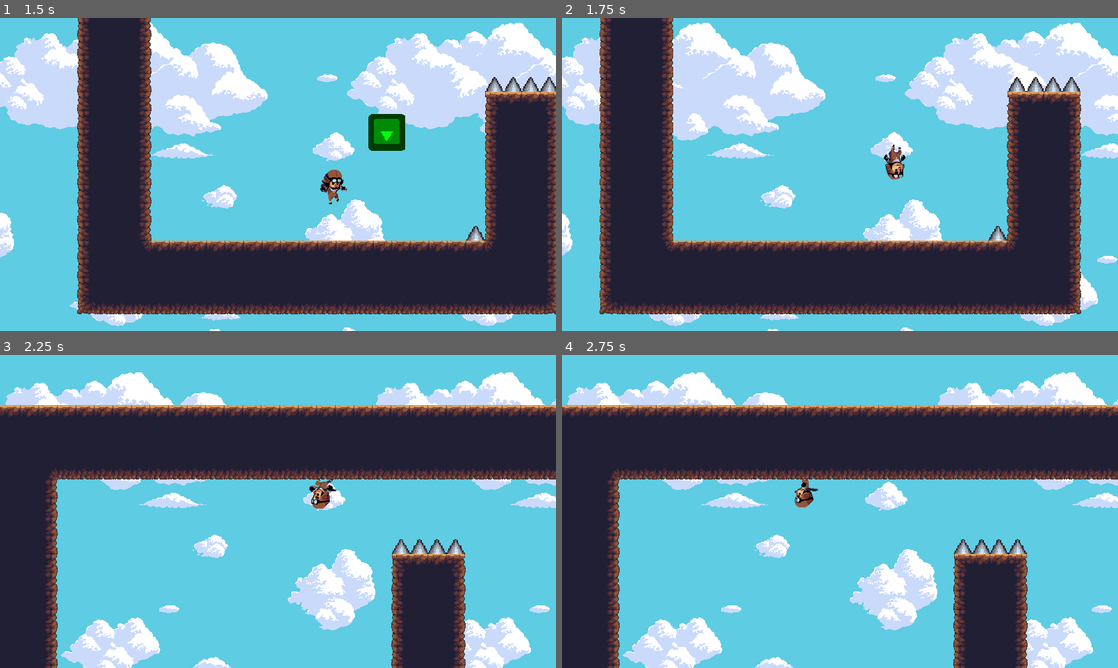
Above: before the commit, frames 1-4 (two rows, left to right).
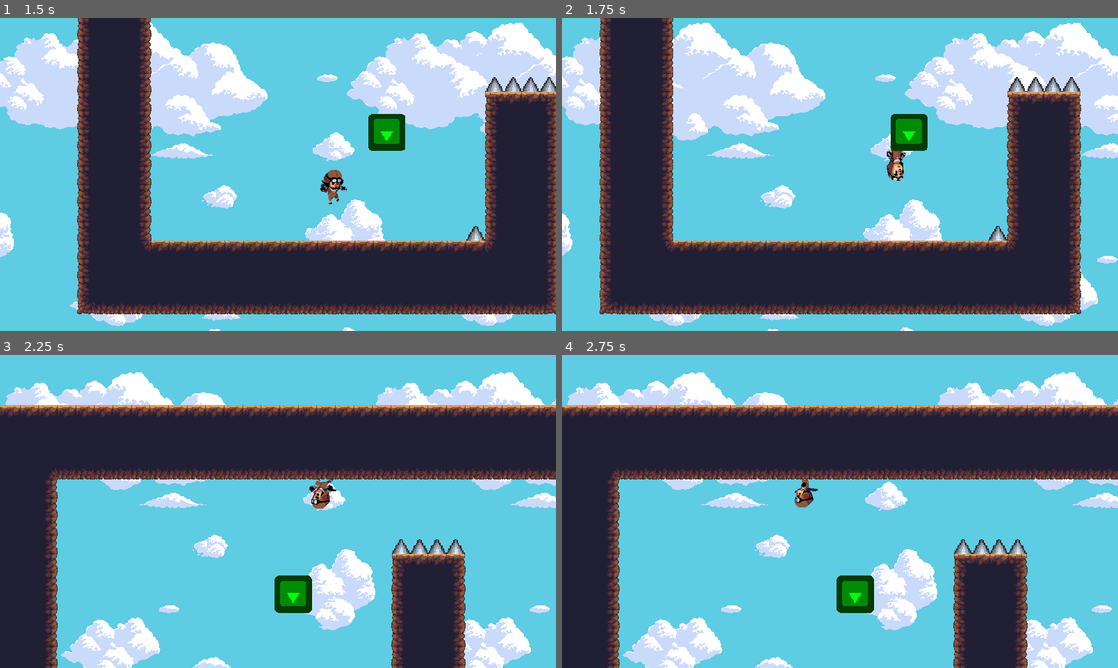
Above: after the commit, the same moments.

Repository: keshava1/defused
Game: Godot game, scene res://World4.tscn
The game is run twice, just before and just after one commit, with the same random seed, the same clock (stepped at 60 frames per second) and the same inputs. This scene is started directly instead of the project's main scene. The engine's default icon, where the game draws it, is replaced by a stand-in: a white triangle on a blue panel in a dark square.
Inputs:
- Up to frame 1 (1.5 s): tap Enter at 0.5 s; hold Right (ui_right) from 0.53 s (still down); tap Up (ui_up) at 0.77 s
- Up to frame 2 (1.75 s): keep holding Right (ui_right); tap Up (ui_up) at 1.52 s
- Up to frame 3 (2.25 s): release Right (ui_right) at 2.03 s; hold Left (ui_left) from 2.03 s (still down)
- Up to frame 4 (2.75 s): keep holding Left (ui_left)

Frame 1 is identical in both runs. In frame 2, 1.0% of the frame differs, in the area x 57-66%, y 30-52%; in frame 3, 0.8%; in frame 4, 0.8%.

Commit message:
world 5

Diff:
--- a/Project 1 Platformer Git/GravitySwitch.gd
+++ b/Project 1 Platformer Git/GravitySwitch.gd
@@ -11,6 +11,8 @@
 	var bodies = get_overlapping_bodies()
 	for body in bodies:
 		if body.name == "Player":
+			PlayerVars.canDash = true
+			PlayerVars.jumps = 1
 			swapDirection()
 			#$Tween.interpolate_property(self, "modulate:a", 1.0, 0.0, 2, 1, 1)
 
@@ -19,8 +21,8 @@
 	# down gravity
 	if(gravityDirection == 0 and PlayerVars.vFlip == true):
 		PlayerVars.downGravity()
-		queue_free()
+		#queue_free()
 	# upwards gravity
 	if(gravityDirection == 1 and PlayerVars.vFlip == false):
 		PlayerVars.upGravity()
-		queue_free()
+		#queue_free()
--- /dev/null
+++ b/Project 1 Platformer Git/Scenes/World5.tscn
@@ -0,0 +1,90 @@
+[gd_scene load_steps=7 format=2]
+
+[ext_resource path="res://Player.tscn" type="PackedScene" id=1]
+[ext_resource path="res://GravitySwitch.tscn" type="PackedScene" id=2]
+[ext_resource path="res://DirtAutoTile2.tres" type="TileSet" id=3]
+[ext_resource path="res://Spike.tscn" type="PackedScene" id=4]
+[ext_resource path="res://Spring.tscn" type="PackedScene" id=5]
+[ext_resource path="res://WorldComplete.tscn" type="PackedScene" id=6]
+
+[node name="Node2D" type="Node2D"]
+
+[node name="Player" parent="." instance=ExtResource( 1 )]
+position = Vector2( 7, -33 )
+
+[node name="TileMap" type="TileMap" parent="."]
+tile_set = ExtResource( 3 )
+format = 1
+tile_data = PoolIntArray( -196572, 0, 1, -196571, 0, 65536, -196570, 0, 65536, -196569, 0, 2, -131043, 0, 1, -131042, 0, 65536, -131041, 0, 65536, -131040, 0, 65536, -131039, 0, 2, -131036, 0, 65537, -131035, 0, 131072, -131034, 0, 131072, -131033, 0, 65538, -65507, 0, 131073, -65506, 0, 196619, -65505, 0, 196619, -65504, 0, 196619, -65503, 0, 131074, 65534, 0, 1, 65535, 0, 65536, 0, 0, 65536, 1, 0, 2, 16, 0, 1, 17, 0, 65536, 18, 0, 65536, 19, 0, 2, 29, 0, 65537, 30, 0, 131072, 31, 0, 131072, 32, 0, 131072, 33, 0, 65538, 131070, 0, 65537, 131071, 0, 131072, 65536, 0, 131072, 65537, 0, 65538, 65552, 0, 65537, 65553, 0, 131072, 65554, 0, 131072, 65555, 0, 65538, 65587, 0, 1, 65588, 0, 65536, 65589, 0, 2, 131123, 0, 65537, 131124, 0, 131072, 131125, 0, 65538, 262185, 0, 1, 262186, 0, 65536, 262187, 0, 65536, 262188, 0, 65536, 262189, 0, 2, 327721, 0, 65537, 327722, 0, 131072, 327723, 0, 131072, 327724, 0, 131072, 327725, 0, 65538 )
+
+[node name="Gravity" type="Node2D" parent="."]
+
+[node name="GravitySwitch" parent="Gravity" instance=ExtResource( 2 )]
+position = Vector2( 416, -97 )
+gravityDirection = 1
+
+[node name="GravitySwitch2" parent="Gravity" instance=ExtResource( 2 )]
+position = Vector2( 735, -97 )
+
+[node name="GravitySwitch3" parent="Gravity" instance=ExtResource( 2 )]
+position = Vector2( 1568, -96 )
+gravityDirection = 1
+
+[node name="Spikes" type="Node2D" parent="."]
+
+[node name="Node2D" parent="Spikes" instance=ExtResource( 4 )]
+position = Vector2( 1872, -142 )
+
+[node name="Node2D2" parent="Spikes" instance=ExtResource( 4 )]
+position = Vector2( 1904, -142 )
+
+[node name="Node2D3" parent="Spikes" instance=ExtResource( 4 )]
+position = Vector2( 1936, -142 )
+
+[node name="Node2D4" parent="Spikes" instance=ExtResource( 4 )]
+position = Vector2( 1968, -142 )
+
+[node name="Node2D5" parent="Spikes" instance=ExtResource( 4 )]
+position = Vector2( 2000, -142 )
+
+[node name="Node2D6" parent="Spikes" instance=ExtResource( 4 )]
+position = Vector2( 2032, -142 )
+
+[node name="Node2D7" parent="Spikes" instance=ExtResource( 4 )]
+position = Vector2( 2064, -142 )
+
+[node name="Node2D8" parent="Spikes" instance=ExtResource( 4 )]
+position = Vector2( 2096, -142 )
+
+[node name="Node2D9" parent="Spikes" instance=ExtResource( 4 )]
+position = Vector2( 2127, -142 )
+
+[node name="Node2D10" parent="Spikes" instance=ExtResource( 4 )]
+position = Vector2( 2159, -142 )
+
+[node name="Node2D11" parent="Spikes" instance=ExtResource( 4 )]
+position = Vector2( 3251, 80 )
+rotation = -1.5708
+
+[node name="Node2D12" parent="Spikes" instance=ExtResource( 4 )]
+position = Vector2( 3251, 111 )
+rotation = -1.5708
+
+[node name="Node2D13" parent="Spikes" instance=ExtResource( 4 )]
+position = Vector2( 3251, 143 )
+rotation = -1.5708
+
+[node name="Node2D14" parent="Spikes" instance=ExtResource( 4 )]
+position = Vector2( 3251, 174 )
+rotation = -1.5708
+
+[node name="Springs" type="Node2D" parent="."]
+
+[node name="Spring" parent="Springs" instance=ExtResource( 5 )]
+position = Vector2( 2464, -65 )
+springDirection = 1
+
+[node name="WorldComplete" parent="." instance=ExtResource( 6 )]
+position = Vector2( 3359, 29 )
+rotation = 3.14159
+next_world = "res://World.tscn"
--- a/Project 1 Platformer Git/Spring.gd
+++ b/Project 1 Platformer Git/Spring.gd
@@ -1,6 +1,7 @@
 extends Area2D
 
-
+#export var springDirection : int
+export(int) var springDirection = 0
 #func _physics_process(delta):
 #	var bodies = get_overlapping_bodies()
 #	for body in bodies:
@@ -10,10 +11,16 @@
 #		else:
 			#play idle
 
+func _ready():
+	if(springDirection == 1):
+		$Sprite.rotate(PI)
 func _physics_process(delta):
 	var bodies = get_overlapping_bodies()
 
 	for body in bodies:
 		if body.name == "Player":
-			PlayerVars.motion.y = PlayerVars.SPRING
+			if(springDirection == 0):
+				PlayerVars.motion.y = PlayerVars.SPRING
+			if(springDirection == 1):
+				PlayerVars.motion.y = -PlayerVars.SPRING
 			PlayerVars.canDash = true
--- a/Project 1 Platformer Git/World4.tscn
+++ b/Project 1 Platformer Git/World4.tscn
@@ -157,4 +157,4 @@
 
 [node name="WorldComplete" parent="." instance=ExtResource( 6 )]
 position = Vector2( 2080, 32 )
-next_world = "res://World.tscn"
+next_world = "res://Scenes/World5.tscn"
--- a/Project 1 Platformer Git/WorldComplete.gd
+++ b/Project 1 Platformer Git/WorldComplete.gd
@@ -8,3 +8,4 @@
 	for body in bodies:
 		if body.name == "Player":
 			get_tree().change_scene(next_world)
+			PlayerVars.reset()
Not shown, changed: Project 1 Platformer Git/executables/exportv2.exe
Not shown, removed: Project 1 Platformer Git/executables/exportv2.pck
Not shown, added: Project 1 Platformer Git/executables/exportv3.exe
Not shown, added: Project 1 Platformer Git/executables/exportv3.pck
